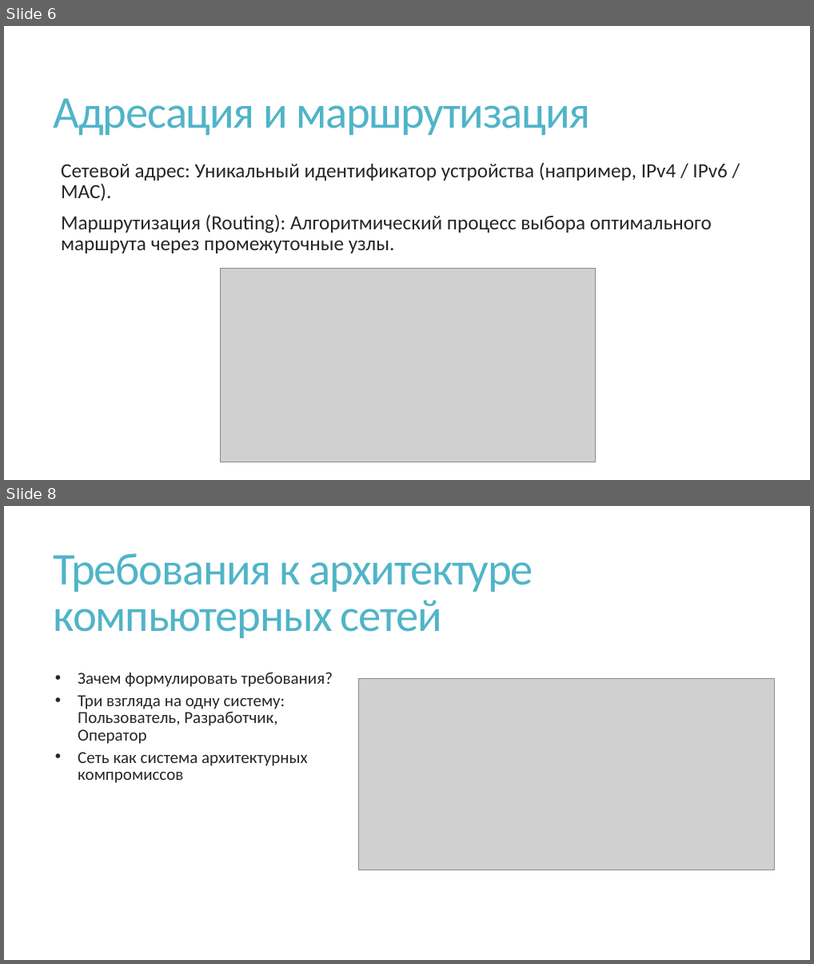
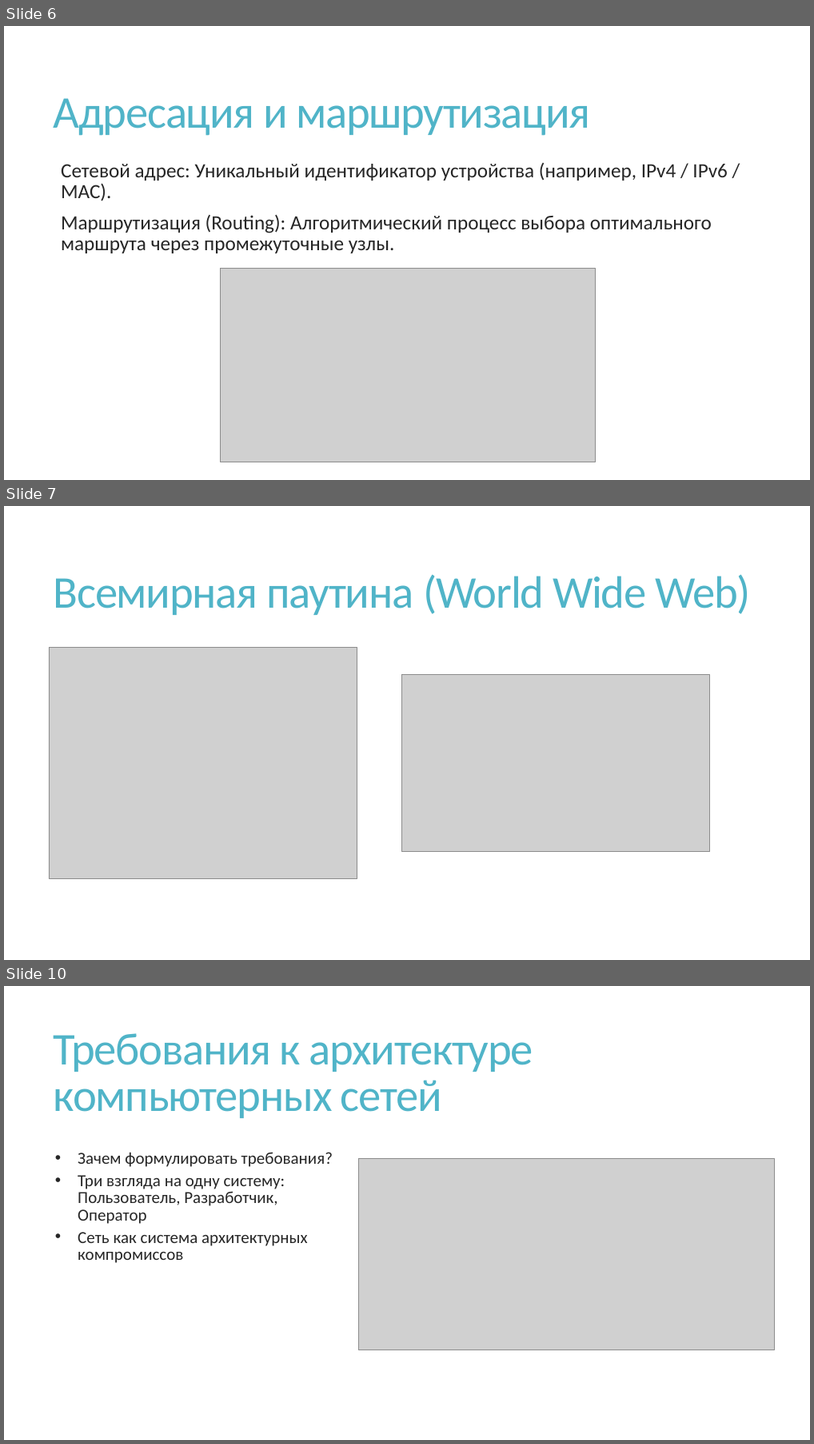
Before and after one commit to nhtgale/itn, a slide deck: 1.1 Introdution/1.1 Intro.pptx. Shown one above the other, each under a label of ours: slides 6 and 8 before the commit, slides 6, 7 and 10 after it; the slides between them are not shown. The pictures are 814x964 and 814x1444 pixels, drawn with LibreOffice and Linux fonts; fonts in the diff are those of the drawing; grey boxes stand for pictures. Boxes give left, top, right and bottom in pixels: in the first picture for what was removed or moved away, otherwise in the second. Text is boxed around its words. In the diff, an @@ line names an element or a change of style, - is before the commit and + after.

```diff
--- a/1.1 Introdution/1.1 Intro.pptx
+++ b/1.1 Introdution/1.1 Intro.pptx
@@ slide 7 added at (4, 506, 810, 960), background #FFFFFF @@
@@ title added at (54, 574, 751, 615), 54 pt, text #50B4C8 @@
+Всемирная паутина (World Wide Web)
@@ picture added at (49, 647, 358, 879) @@
@@ picture added at (402, 675, 710, 851) @@
@@ what was slide 8 is now slide 10 @@
```
Also in this commit, not shown: 2 other slides added, 1 slide removed.
